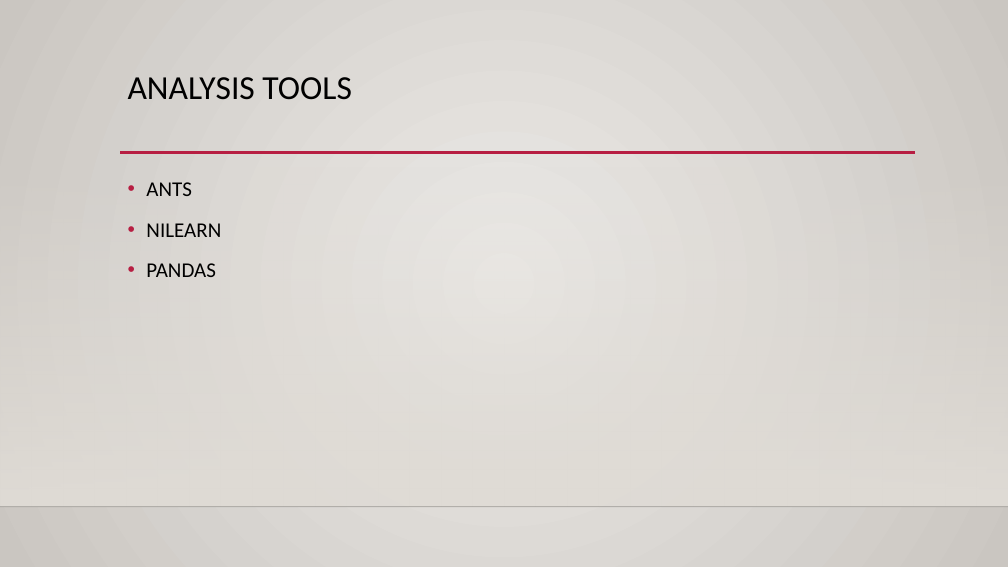
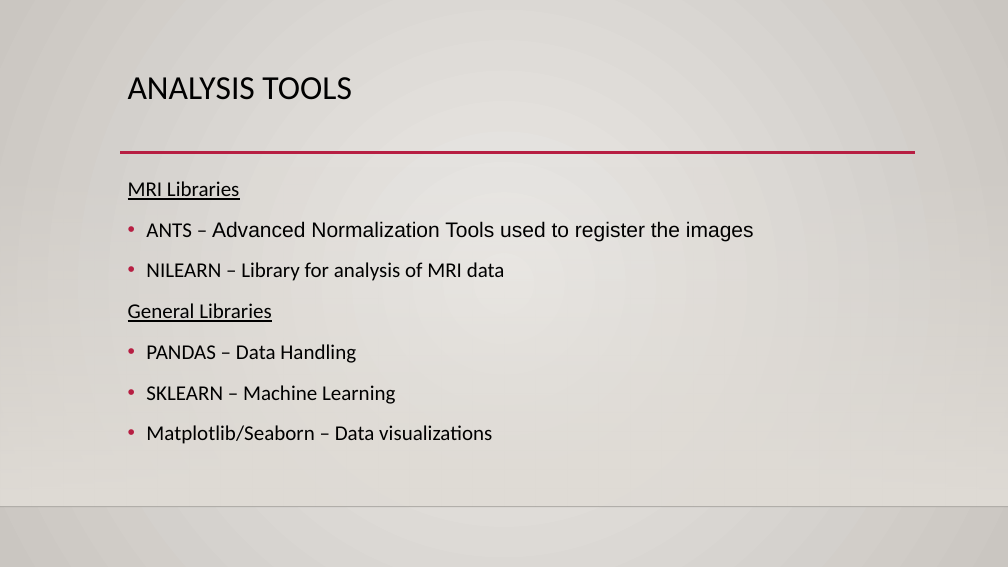
Before and after one commit to maymay-wa/BrainResearch, a slide deck: slide 5 of Python Presentation.pptx. Drawn at 1008x567 pixels with LibreOffice and Linux fonts; fonts in the diff are those of the drawing; background and template pictures are left out. Boxes give left, top, right and bottom in pixels: in the first picture for what was removed or moved away, otherwise in the second. Text is boxed around its words. In the diff, an @@ line names an element or a change of style, - is before the commit and + after.

```diff
--- a/Python Presentation.pptx
+++ b/Python Presentation.pptx
@@ text at [128,181,754,444]: text changed @@
-• ANTS
-• NILEARN
-• PANDAS
+MRI Libraries
+• ANTS – Advanced Normalization Tools used to register the images
+• NILEARN – Library for analysis of MRI data
+General Libraries
+• PANDAS – Data Handling
+• SKLEARN – Machine Learning
+• Matplotlib/Seaborn – Data visualizations
```
Also in this commit, not shown: 1 other slide changed.
